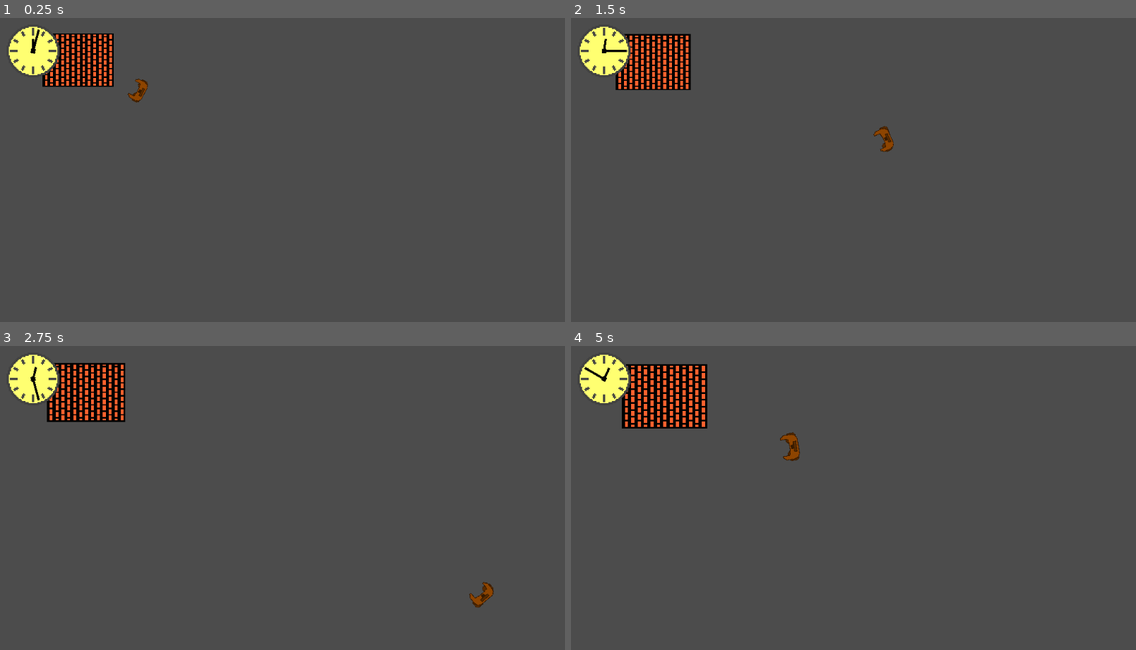
Above: before the commit, frames 1-4 (two rows, left to right).
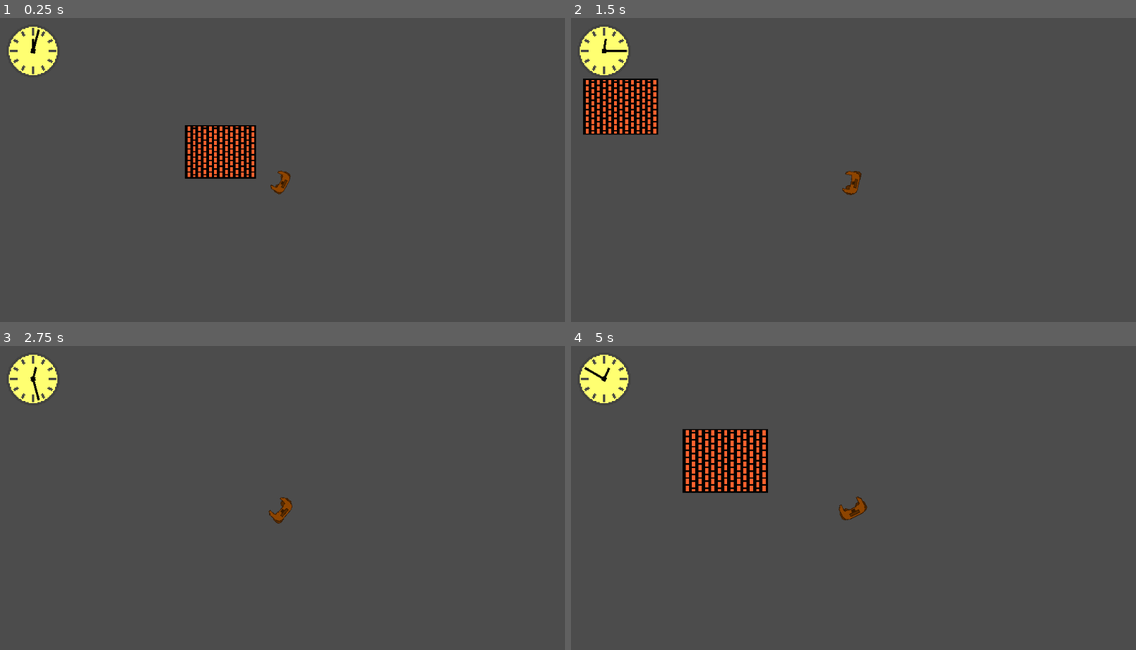
Above: after the commit, the same moments.

Repository: marc-hugh-tom/game-off-2020
Game: Godot game, scene res://nodes/PlayState.tscn
The game is run twice, just before and just after one commit, with the same random seed, the same clock (stepped at 60 frames per second) and the same inputs.
Inputs (mouse positions are in pixels of both pictures, inside the frame that each line leads up to):
- Up to frame 1 (0.25 s): no input
- Up to frame 2 (1.5 s): move the mouse to (977, 166) at 0.52 s; press the mouse at (977, 166) at 0.53 s; hold D (right) 0.53-1.28 s; move the mouse to (740, 200) at 1.27 s; release the mouse at (740, 200) at 1.28 s; hold S (down) from 1.28 s (still down); click (740, 200) at 1.35 s
- Up to frame 3 (2.75 s): move the mouse to (339, 437) at 2.02 s; release S (down) at 2.03 s; press the mouse at (339, 437) at 2.03 s; hold D (right) from 2.03 s (still down)
- Up to frame 4 (5 s): move the mouse to (825, 577) at 2.77 s; release D (right) at 2.78 s; release the mouse at (825, 577) at 2.78 s; hold W (up) 2.78-3.53 s; click (825, 577) at 2.85 s; move the mouse to (1023, 561) at 3.52 s; press the mouse at (1023, 561) at 3.53 s; hold A (left) from 3.53 s (still down); move the mouse to (684, 461) at 4.27 s; release the mouse at (684, 461) at 4.28 s; click (684, 461) at 4.35 s

The runs differ from the first frame. In frame 1, 4.4% of the frame differs, in the area x 7-52%, y 5-59%; in frame 2, 4.6%; in frame 3, 2.8%; in frame 4, 6.6%, in the area x 9-53%, y 6-58%.

Commit message:
Screen centres on player

Diff:
--- a/nodes/PlayState.tscn
+++ b/nodes/PlayState.tscn
@@ -1,9 +1,10 @@
-[gd_scene load_steps=6 format=2]
+[gd_scene load_steps=7 format=2]
 
 [ext_resource path="res://nodes/Werewolf.tscn" type="PackedScene" id=1]
 [ext_resource path="res://assets/sprites/building.png" type="Texture" id=2]
 [ext_resource path="res://scripts/PlayState.gd" type="Script" id=3]
 [ext_resource path="res://nodes/Clock.tscn" type="PackedScene" id=4]
+[ext_resource path="res://scripts/Map.gd" type="Script" id=5]
 
 [sub_resource type="RectangleShape2D" id=1]
 extents = Vector2( 127.826, 96.2069 )
@@ -12,6 +13,7 @@
 script = ExtResource( 3 )
 
 [node name="Map" type="Node2D" parent="."]
+script = ExtResource( 5 )
 
 [node name="House" type="StaticBody2D" parent="Map"]
 position = Vector2( 280, 152 )
--- /dev/null
+++ b/scripts/Map.gd
@@ -0,0 +1,9 @@
+extends Node2D
+
+func _ready():
+	pass # Replace with function body.
+
+func _input(event):
+	if event is InputEventMouseMotion:
+		$Werewolf.set_facing((event.position - get_position()) /
+			get_global_scale())
--- a/scripts/PlayState.gd
+++ b/scripts/PlayState.gd
@@ -10,8 +10,14 @@
 	pass # Replace with function body.
 
 func _process(delta):
+	center_screen()
 	update_map_scale()
 	update_player_speed()
+
+func center_screen():
+	var viewport_rect = get_viewport_rect()
+	$Map.set_position(-($Map/Werewolf.get_position()*$Map.get_scale()) +
+		viewport_rect.size/2)
 
 func update_map_scale():
 	var fraction = $HUD/Clock.get_day_night_fraction()
--- a/scripts/Werewolf.gd
+++ b/scripts/Werewolf.gd
@@ -10,8 +10,6 @@
 	pass # Replace with function body.
 
 func _input(event):
-	if event is InputEventMouseMotion:
-		facing = event.position / get_global_scale()
 	if event.is_action_pressed("attack"):
 		attack()
 
@@ -40,3 +38,6 @@
 
 func set_speed(new_speed):
 	speed = new_speed
+
+func set_facing(new_facing):
+	facing = new_facing
